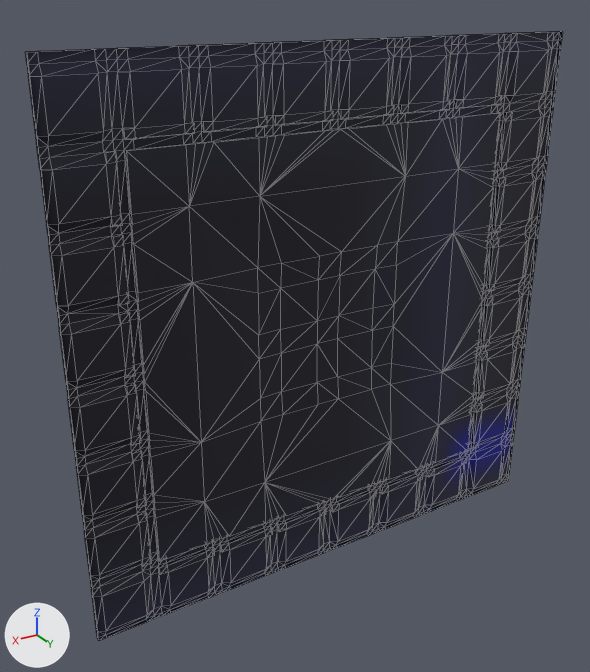
The FBX model Models/med1_6.fbx, before and after one commit.
One viewpoint serves both versions: a 50 mm camera at (2.0, 4.23, 1.49) aimed at (0.17, 1.18, -0.04). Every picture has the same lights, and +X, +Y and +Z are marked at lower left. Mesh edges are drawn as thin lines.

The first picture shows 'med1_6_mesh'.
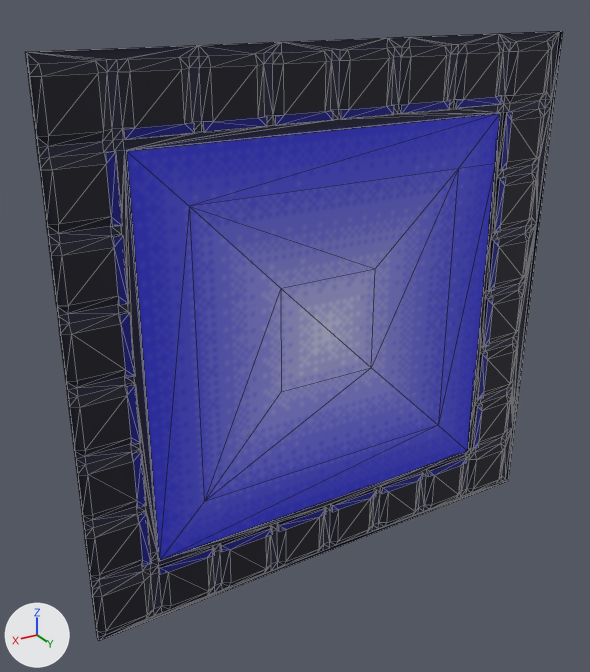
Where the change shows, as pixel boxes [x1, y1, x2, y2] in the pictures (590 x 672 px):
part 1 of me_med1_6_meshdata, deleted (black): before [107, 96, 512, 575]
part 2 of me_med1_6_meshdata, surface changed: [25, 34, 553, 637] in both

What the commit changed:
me_med1_6_meshdata is used by ob_med1_6_mesh; location (0.0, 0.0, 0.0).
me_med1_6_meshdata had 1017 vertices, 1904 faces and spanned x -1.28..1.28, y 1.24..1.28, z -1.28..1.28.
me_med1_6_meshdata now has 532 vertices, 1058 faces and spans x -1.28..1.28, y 1.24..1.28, z -1.28..1.28.
me_med1_6_meshdata part 1: 308 vertices removed from x -0.96..1.0, y 1.24..1.28, z -1.0..0.96.
me_med1_6_meshdata part 2: 615 kept faces spanning x -1.28..1.28, y 1.26..1.28, z -1.28..1.28 get new texture (UV) coordinates.
